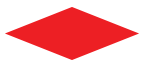
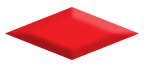
Comparing the layer stacks of the two 144×66 images. Changes:
pixels changed over (5, 7, 139, 60) (layer not identified)
